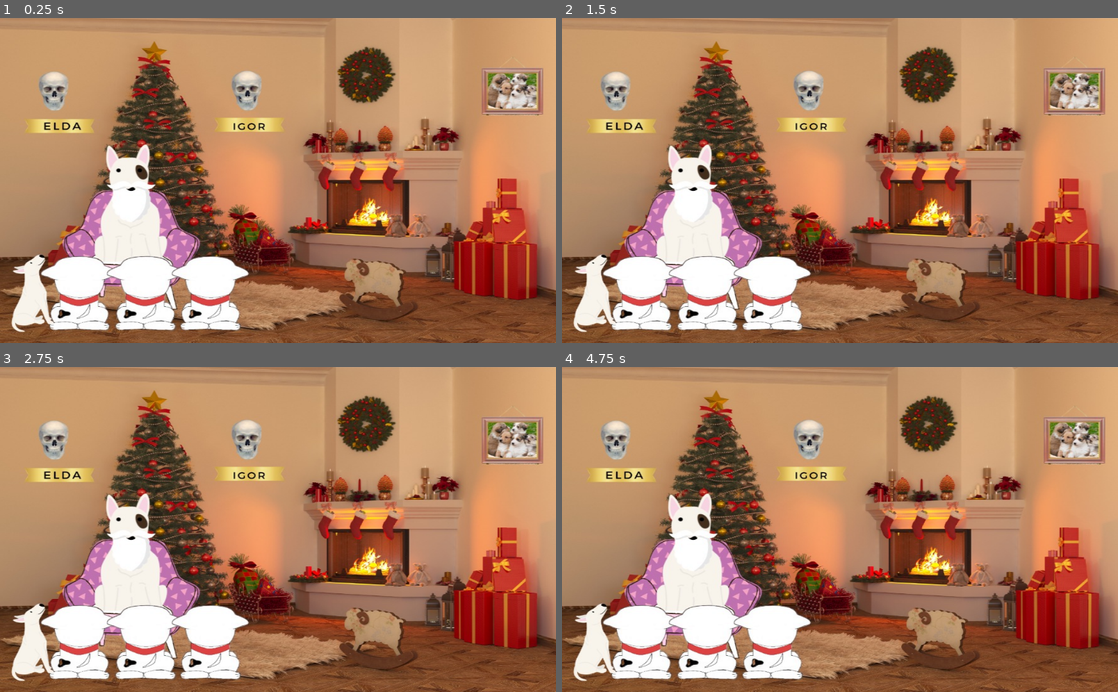
Above: before the commit, frames 1-4 (two rows, left to right).
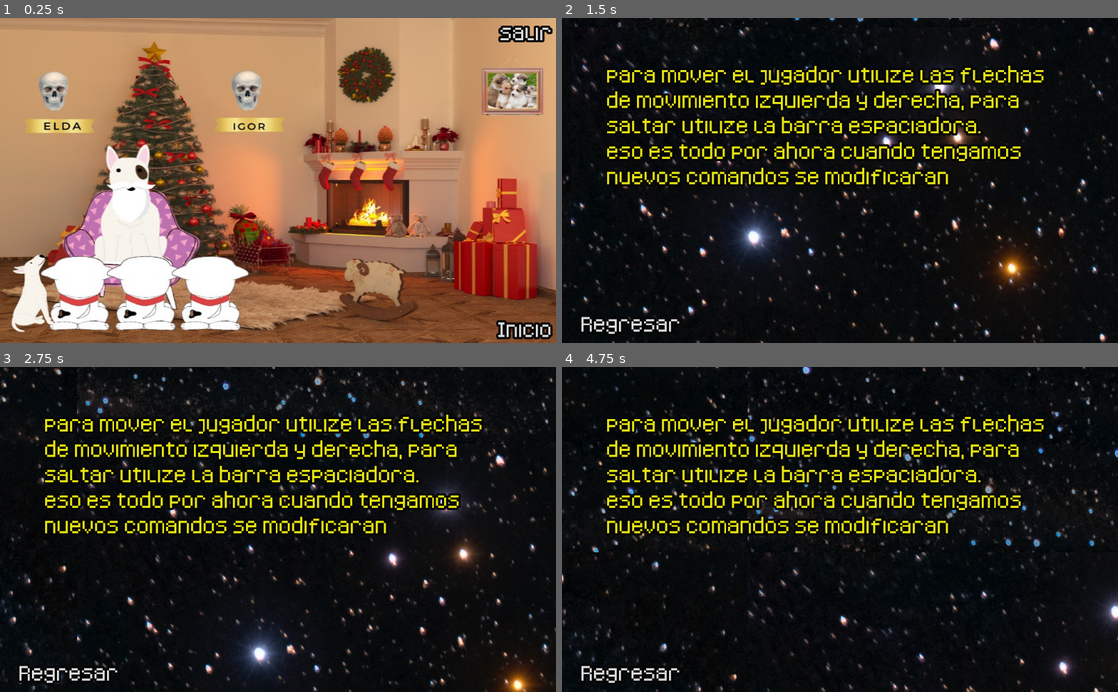
Above: after the commit, the same moments.

Repository: Unpaz-Programacion-Videojuegos-2022/Dogcky
Game: Godot game, scene res://Scenes/final/Final.tscn
Same seed, same stepped clock (60 frames per second), same inputs: the game is played once before the commit and once after it. This scene is started directly instead of the project's main scene.
Inputs (mouse positions are in pixels of both pictures, inside the frame that each line leads up to):
- Up to frame 1 (0.25 s): no input
- Up to frame 2 (1.5 s): click (1090, 330) at 0.5 s, where only the run after the commit has a clickable "Inicio"; click (840, 213) at 1.25 s, where only the run after the commit has a clickable "Tutorial"
- Up to frame 3 (2.75 s): tap Enter (ui_accept) at 2, 2.27 s; hold Right (ui_right) from 2.03 s (still down)
- Up to frame 4 (4.75 s): tap Enter (ui_accept) at 3.02, 4.52 s; release Right (ui_right) at 3.53 s; hold Left (ui_left) 3.53-4.28 s; hold Right (ui_right) from 4.28 s (still down)

The runs differ from the first frame. In frame 1, 0.9% of the frame differs, in the area x 89-100%, y 2-99%; in frame 2, 100%; in frame 3, 100%; in frame 4, 100%, in the area x 0-100%, y 0-100%.

Commit message:
algunos retoques
algo se cambio

Diff:
--- a/Scenes/Tutorial/Tutorial.tscn
+++ b/Scenes/Tutorial/Tutorial.tscn
@@ -1,8 +1,9 @@
-[gd_scene load_steps=4 format=2]
+[gd_scene load_steps=5 format=2]
 
 [ext_resource path="res://Recursos/FuenteMenu.tres" type="DynamicFont" id=1]
 [ext_resource path="res://Scenes/Fondo paralax/ParallaxBackground.tscn" type="PackedScene" id=2]
 [ext_resource path="res://Scenes/Tutorial/Tutorial.gd" type="Script" id=3]
+[ext_resource path="res://Recursos/musica de fondo para el menui.ogg" type="AudioStream" id=4]
 
 [node name="Tutorial" type="Control"]
 anchor_left = 0.5
@@ -45,4 +46,8 @@
 text = "para mover el jugador utilize las flechas de movimiento izquierda y derecha, para saltar utilize la barra espaciadora.
 eso es todo por ahora cuando tengamos nuevos comandos se modificaran"
 
+[node name="AudioStreamPlayer" type="AudioStreamPlayer" parent="."]
+stream = ExtResource( 4 )
+autoplay = true
+
 [connection signal="pressed" from="Regresar" to="." method="_on_Regresar_pressed"]
--- a/Scenes/creditos/creditos.tscn
+++ b/Scenes/creditos/creditos.tscn
@@ -1,8 +1,9 @@
-[gd_scene load_steps=4 format=2]
+[gd_scene load_steps=5 format=2]
 
 [ext_resource path="res://Recursos/FuenteMenu.tres" type="DynamicFont" id=1]
 [ext_resource path="res://Scenes/creditos/creditos.gd" type="Script" id=2]
 [ext_resource path="res://Scenes/Fondo paralax/ParallaxBackground.tscn" type="PackedScene" id=3]
+[ext_resource path="res://Recursos/musica para los creditos finales.ogg" type="AudioStream" id=4]
 
 [node name="creditos" type="Control"]
 anchor_right = 1.0
@@ -33,4 +34,8 @@
 text = "esta seccion aun esta en desarrollo si desea leer los creditos regrese mas tarde gracias y saludos de
  Jaque Mate INC."
 
+[node name="AudioStreamPlayer" type="AudioStreamPlayer" parent="."]
+stream = ExtResource( 4 )
+autoplay = true
+
 [connection signal="pressed" from="Button" to="." method="_on_Button_pressed"]
--- a/Scenes/final/Final.gd
+++ b/Scenes/final/Final.gd
@@ -14,3 +14,13 @@
 # Called every frame. 'delta' is the elapsed time since the previous frame.
 #func _process(delta):
 #	pass
+
+
+func _on_inicio_pressed():
+	get_tree().change_scene("res://Scenes/Menu/Menu.tscn")
+	pass # Replace with function body.
+
+
+func _on_salir_pressed():
+	get_tree().quit()
+	pass # Replace with function body.
--- a/Scenes/final/Final.tscn
+++ b/Scenes/final/Final.tscn
@@ -1,8 +1,9 @@
-[gd_scene load_steps=4 format=2]
+[gd_scene load_steps=5 format=2]
 
 [ext_resource path="res://Assets/final del juego/fondo final juego.jpeg" type="Texture" id=1]
 [ext_resource path="res://Scenes/final/Final.gd" type="Script" id=2]
 [ext_resource path="res://Recursos/musica para los creditos finales.ogg" type="AudioStream" id=3]
+[ext_resource path="res://Recursos/FuenteMenu.tres" type="DynamicFont" id=4]
 
 [node name="Control" type="Control"]
 anchor_right = 1.0
@@ -17,3 +18,30 @@
 [node name="AudioStreamPlayer" type="AudioStreamPlayer" parent="."]
 stream = ExtResource( 3 )
 autoplay = true
+
+[node name="inicio" type="Button" parent="."]
+anchor_left = 1.0
+anchor_top = 1.0
+anchor_right = 1.0
+anchor_bottom = 1.0
+margin_left = -112.0
+margin_top = -52.0
+custom_colors/font_color_hover = Color( 0.933333, 0.054902, 0.054902, 1 )
+custom_colors/font_color_pressed = Color( 0, 0, 0, 1 )
+custom_fonts/font = ExtResource( 4 )
+text = "Inicio"
+flat = true
+
+[node name="salir" type="Button" parent="."]
+anchor_left = 1.0
+anchor_right = 1.0
+margin_left = -108.0
+margin_bottom = 52.0
+custom_colors/font_color_hover = Color( 0.952941, 0.0509804, 0.0509804, 1 )
+custom_colors/font_color_pressed = Color( 0, 0, 0, 1 )
+custom_fonts/font = ExtResource( 4 )
+text = "salir"
+flat = true
+
+[connection signal="pressed" from="inicio" to="." method="_on_inicio_pressed"]
+[connection signal="pressed" from="salir" to="." method="_on_salir_pressed"]
